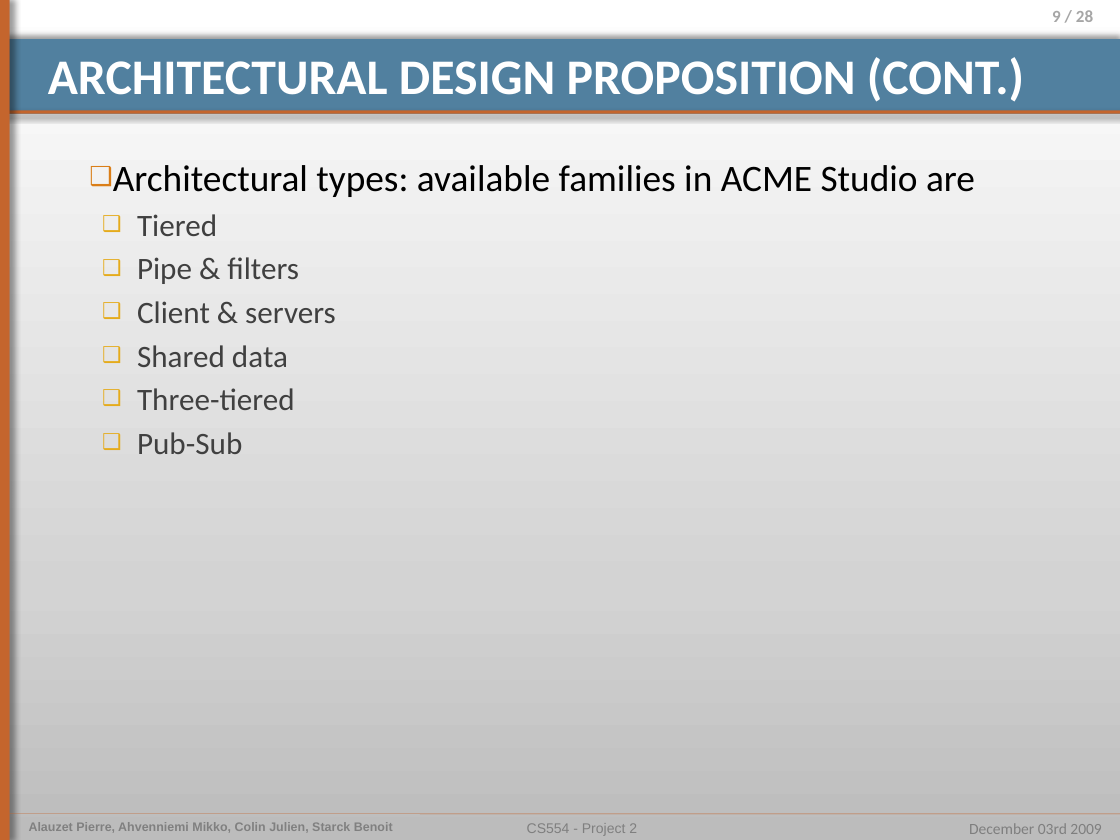
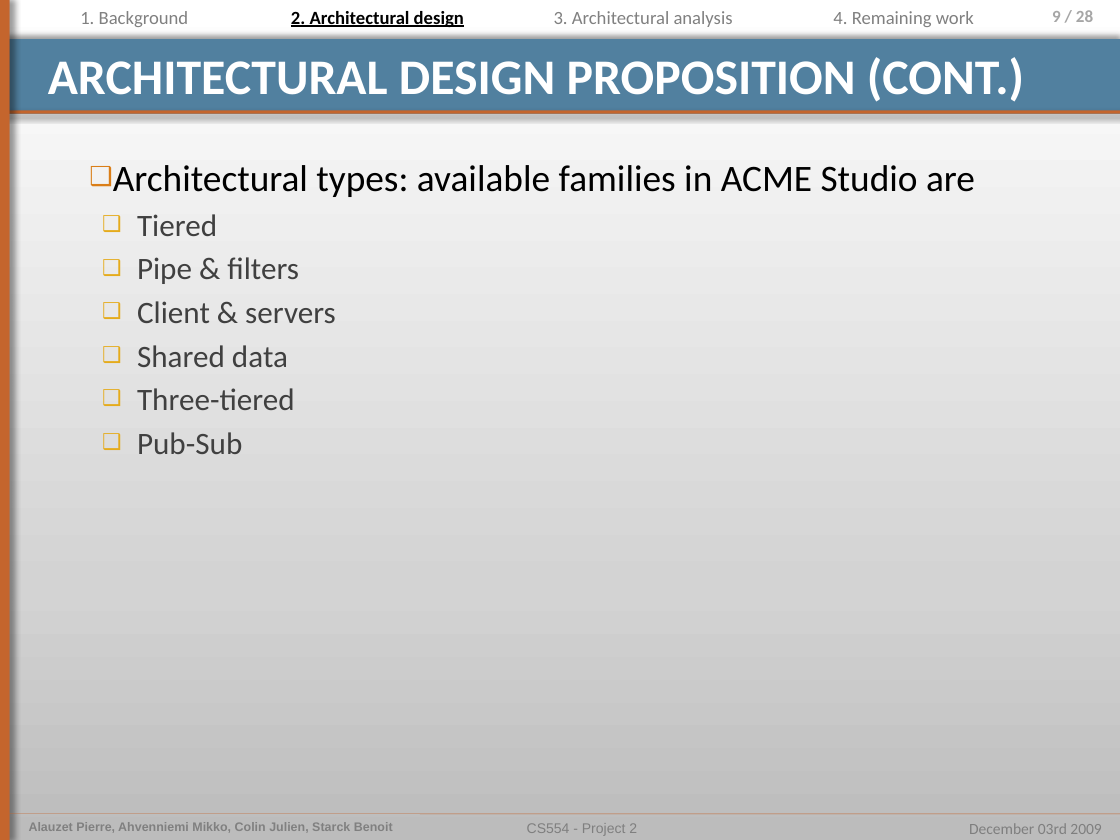
Before and after one commit to pierrealauzet/euroteam, a slide deck: slide 9 of Project 2/Part3/CS554_EuroTeam_Project2_OP6.pptx. Drawn at 1120x840 pixels with LibreOffice and Linux fonts; fonts in the diff are those of the drawing. Boxes give left, top, right and bottom in pixels: in the first picture for what was removed or moved away, otherwise in the second. Text is boxed around its words. In the diff, an @@ line names an element or a change of style, - is before the commit and + after.

```diff
--- a/Project 2/Part3/CS554_EuroTeam_Project2_OP6.pptx
+++ b/Project 2/Part3/CS554_EuroTeam_Project2_OP6.pptx
@@ text added at <box>80,11,189,27</box>, 12 pt, text #808080 @@
+1. Background
@@ text added at <box>291,11,464,27</box>, 12 pt, text #000000, bold, underline @@
+2. Architectural design
@@ text added at <box>554,11,733,27</box>, 12 pt, text #808080 @@
+3. Architectural analysis
@@ text added at <box>833,11,974,27</box>, 12 pt, text #808080 @@
+4. Remaining work
```
Also in this commit, not shown: 7 other slides changed, 2 slides added.
